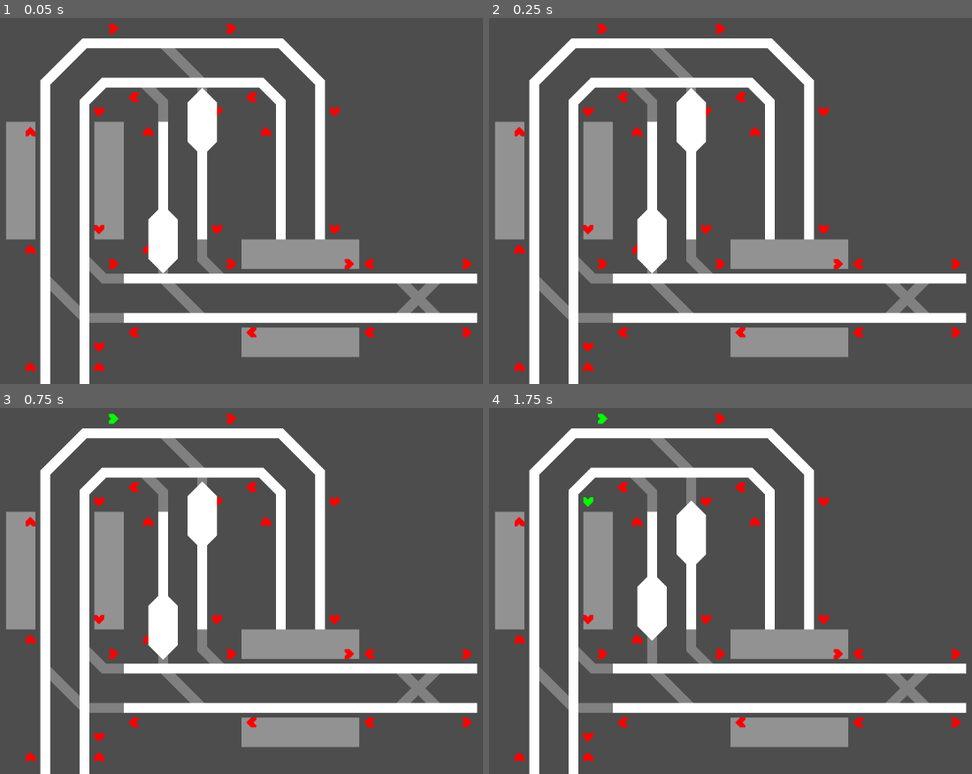
Above: before the commit, frames 1-4 (two rows, left to right).
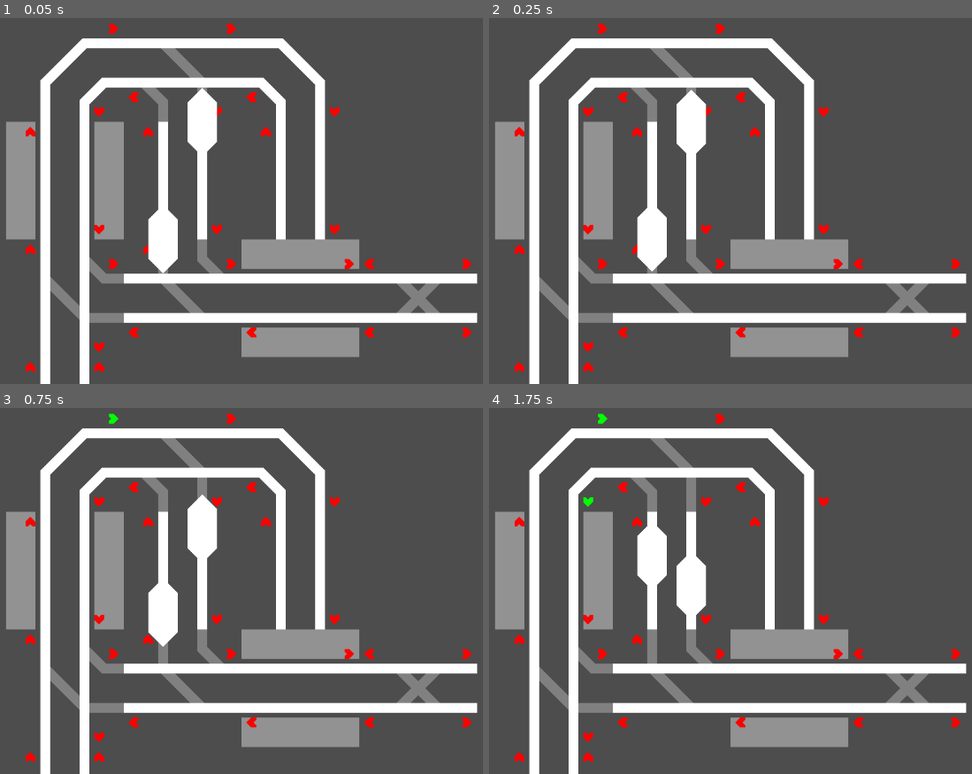
Above: after the commit, the same moments.

Repository: TurbogamesDev/signal-flow
Game: Godot game, scene res://Assets/Scenes/main.tscn
Two runs of this game, one before a commit and one after it. Both use one fixed random seed, a clock stepped at 60 frames per second and the inputs below.
Inputs (mouse positions are in pixels of both pictures, inside the frame that each line leads up to):
- Up to frame 1 (0.05 s): no input
- Up to frame 2 (0.25 s): no input
- Up to frame 3 (0.75 s): move the mouse to (115, 418) at 0.52 s; click (115, 418) at 0.67 s
- Up to frame 4 (1.75 s): move the mouse to (590, 503) at 1.27 s; click (590, 503) at 1.42 s

Frame 1 is identical in both runs. In frame 2, 0.1% of the frame differs, in the area x 30-46%, y 19-70%; in frame 3, 0.8%; in frame 4, 2.3%, in the area x 30-46%, y 25-64%.

Commit message:
Added platform sensors (non functional)

Diff:
--- a/Assets/Scenes/Track_Segments/Station_Track_Segments/Through_Station_Track_Segments/horizontal_through_station_train_track_segment.tscn
+++ b/Assets/Scenes/Track_Segments/Station_Track_Segments/Through_Station_Track_Segments/horizontal_through_station_train_track_segment.tscn
@@ -1,8 +1,9 @@
-[gd_scene load_steps=4 format=3 uid="uid://dkhthe5boqoq0"]
+[gd_scene load_steps=5 format=3 uid="uid://dkhthe5boqoq0"]
 
 [ext_resource type="PackedScene" uid="uid://e7q1mm6odlp2" path="res://Assets/Scenes/Track_Segments/base_station_train_track_segment.tscn" id="1_1jxjo"]
 [ext_resource type="PackedScene" uid="uid://d4bh4lct5v62s" path="res://Assets/Scenes/platform.tscn" id="2_slyr3"]
 [ext_resource type="PackedScene" uid="uid://uof2mkd5iamg" path="res://Assets/Scenes/Track_Segments/Regular_Track_Segments/Straight_Track_Segments/east_to_west_train_track_segment.tscn" id="3_1vgsn"]
+[ext_resource type="PackedScene" uid="uid://c58rvqk1x6r6r" path="res://Assets/Scenes/platform_sensor.tscn" id="3_c7u8a"]
 
 [node name="Horizontal_Through_StationTrainTrackSegment" node_paths=PackedStringArray("trainTrackSegment", "exitDirectionToNextTrainTrackSegmentMap") instance=ExtResource("1_1jxjo")]
 trainTrackSegment = NodePath("TrainTrackSegment/EastToWest_TrainTrackSegment")
@@ -18,6 +19,12 @@
 [node name="Platform_2" parent="Platforms" index="1" instance=ExtResource("2_slyr3")]
 position = Vector2(96, 168)
 
+[node name="PlatformSensor_1" parent="PlatformSensors" index="0" instance=ExtResource("3_c7u8a")]
+position = Vector2(136, 64)
+
+[node name="PlatformSensor_2" parent="PlatformSensors" index="1" instance=ExtResource("3_c7u8a")]
+position = Vector2(56, 128)
+
 [node name="EastToWest_TrainTrackSegment" parent="TrainTrackSegment" index="0" node_paths=PackedStringArray("exitDirectionToNextTrainTrackSegmentMap", "entryDirectionToTrainTrackPieceMap") instance=ExtResource("3_1vgsn")]
 z_index = 10
 exitDirectionToNextTrainTrackSegmentMap = {
--- a/Assets/Scenes/Track_Segments/Station_Track_Segments/Through_Station_Track_Segments/vertical_through_station_train_track_segment.tscn
+++ b/Assets/Scenes/Track_Segments/Station_Track_Segments/Through_Station_Track_Segments/vertical_through_station_train_track_segment.tscn
@@ -1,8 +1,9 @@
-[gd_scene load_steps=4 format=3 uid="uid://84re2pj1xwqo"]
+[gd_scene load_steps=5 format=3 uid="uid://84re2pj1xwqo"]
 
 [ext_resource type="PackedScene" uid="uid://e7q1mm6odlp2" path="res://Assets/Scenes/Track_Segments/base_station_train_track_segment.tscn" id="1_0d6mi"]
 [ext_resource type="PackedScene" uid="uid://d4bh4lct5v62s" path="res://Assets/Scenes/platform.tscn" id="2_c5aqm"]
 [ext_resource type="PackedScene" uid="uid://tyj41evmy1c6" path="res://Assets/Scenes/Track_Segments/Regular_Track_Segments/Straight_Track_Segments/north_to_south_train_track_segment.tscn" id="3_0d6mi"]
+[ext_resource type="PackedScene" uid="uid://c58rvqk1x6r6r" path="res://Assets/Scenes/platform_sensor.tscn" id="3_83afi"]
 
 [node name="Vertical_Through_StationTrainTrackSegment" node_paths=PackedStringArray("trainTrackSegment", "exitDirectionToNextTrainTrackSegmentMap") instance=ExtResource("1_0d6mi")]
 trainTrackSegment = NodePath("TrainTrackSegment/NorthToSouth_TrainTrackSegment")
@@ -20,6 +21,14 @@
 position = Vector2(24, 96)
 rotation = 1.5707964
 
+[node name="PlatformSensor_1" parent="PlatformSensors" index="0" instance=ExtResource("3_83afi")]
+position = Vector2(128, 136)
+rotation = 1.5707964
+
+[node name="PlatformSensor_2" parent="PlatformSensors" index="1" instance=ExtResource("3_83afi")]
+position = Vector2(64, 56)
+rotation = 1.5707964
+
 [node name="NorthToSouth_TrainTrackSegment" parent="TrainTrackSegment" index="0" node_paths=PackedStringArray("exitDirectionToNextTrainTrackSegmentMap", "entryDirectionToTrainTrackPieceMap") instance=ExtResource("3_0d6mi")]
 exitDirectionToNextTrainTrackSegmentMap = {
 0: null,
--- a/Assets/Scenes/Track_Segments/base_station_train_track_segment.tscn
+++ b/Assets/Scenes/Track_Segments/base_station_train_track_segment.tscn
@@ -2,10 +2,11 @@
 
 [ext_resource type="Script" uid="uid://b0b1po4shln06" path="res://Assets/Scripts/base_station_train_track_segment.gd" id="1_dl7uo"]
 
-[node name="BaseStationTrainTrackSegment" type="Node2D" node_paths=PackedStringArray("trainTrackSegment")]
+[node name="BaseStationTrainTrackSegment" type="Node2D"]
 script = ExtResource("1_dl7uo")
-trainTrackSegment = NodePath("")
 
 [node name="Platforms" type="Node2D" parent="."]
 
+[node name="PlatformSensors" type="Node2D" parent="."]
+
 [node name="TrainTrackSegment" type="Node2D" parent="."]
--- /dev/null
+++ b/Assets/Scenes/platform_sensor.tscn
@@ -0,0 +1,14 @@
+[gd_scene load_steps=3 format=3 uid="uid://c58rvqk1x6r6r"]
+
+[ext_resource type="Script" uid="uid://cosgcicy5jwrg" path="res://Assets/Scripts/platform_sensor.gd" id="1_2dj6c"]
+
+[sub_resource type="RectangleShape2D" id="RectangleShape2D_h4ia3"]
+size = Vector2(8, 16)
+
+[node name="PlatformSensor" type="Area2D"]
+collision_layer = 16
+collision_mask = 0
+script = ExtResource("1_2dj6c")
+
+[node name="CollisionShape2D" type="CollisionShape2D" parent="."]
+shape = SubResource("RectangleShape2D_h4ia3")
--- /dev/null
+++ b/Assets/Scripts/platform_sensor.gd
@@ -0,0 +1,2 @@
+extends Area2D
+class_name PlatformSensor
--- a/Assets/Scripts/train.gd
+++ b/Assets/Scripts/train.gd
@@ -12,7 +12,7 @@
 
 @export var maxSpeed: float
 
-const ACCELERATION_CONSTANT_PX_S2: float = 24.0
+const ACCELERATION_CONSTANT_PX_S2: float = 96.0
 const DECELERATION_CONSTANT_PX_S2: float = -384.0
 
 var currentAcceleration_Px_S2: float = 0.0
--- a/project.godot
+++ b/project.godot
@@ -25,3 +25,4 @@
 2d_physics/layer_2="signal"
 2d_physics/layer_3="signal_sensor"
 2d_physics/layer_4="switching_track"
+2d_physics/layer_5="platform_sensor"
Not shown, added: Assets/Scripts/platform_sensor.gd.uid
